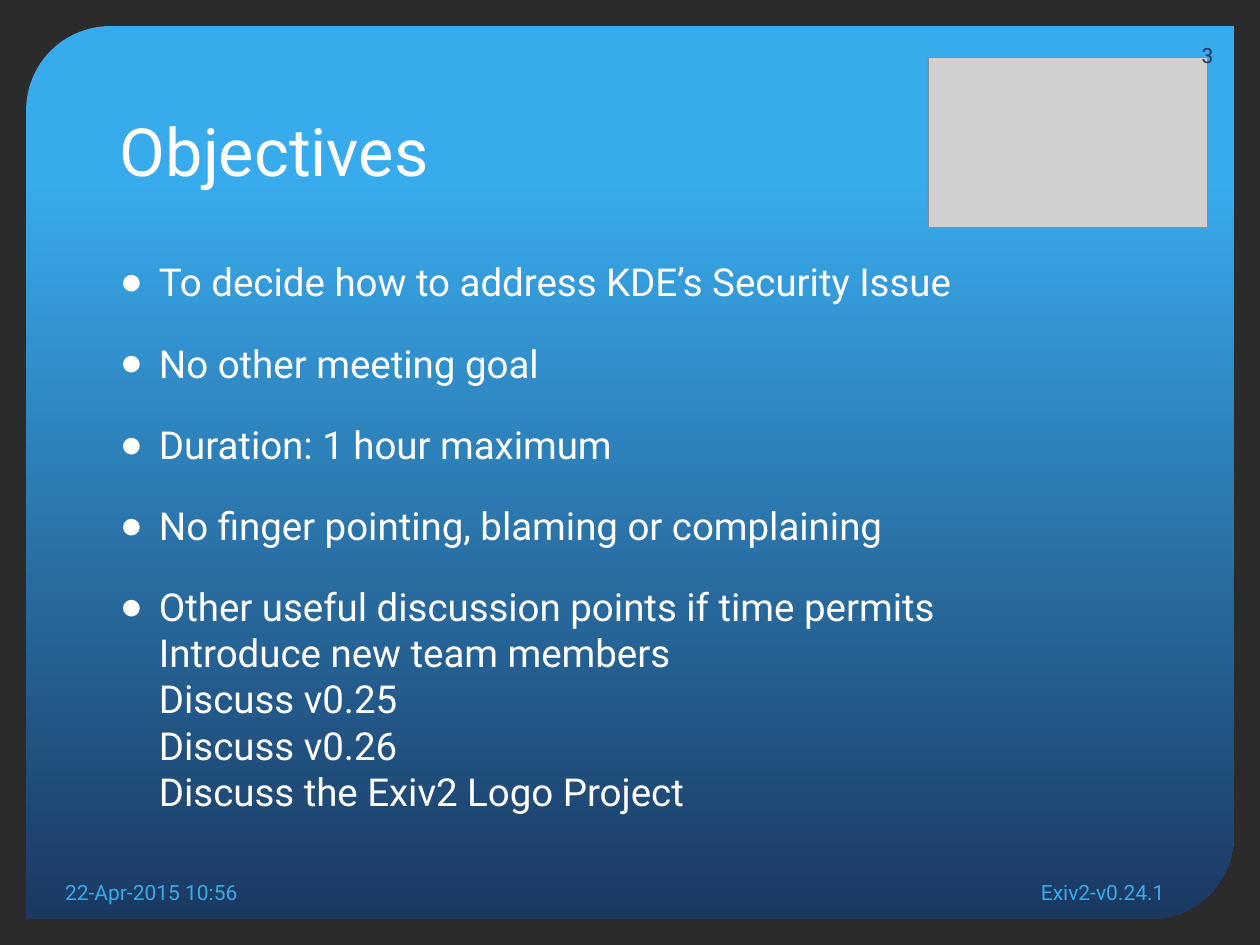
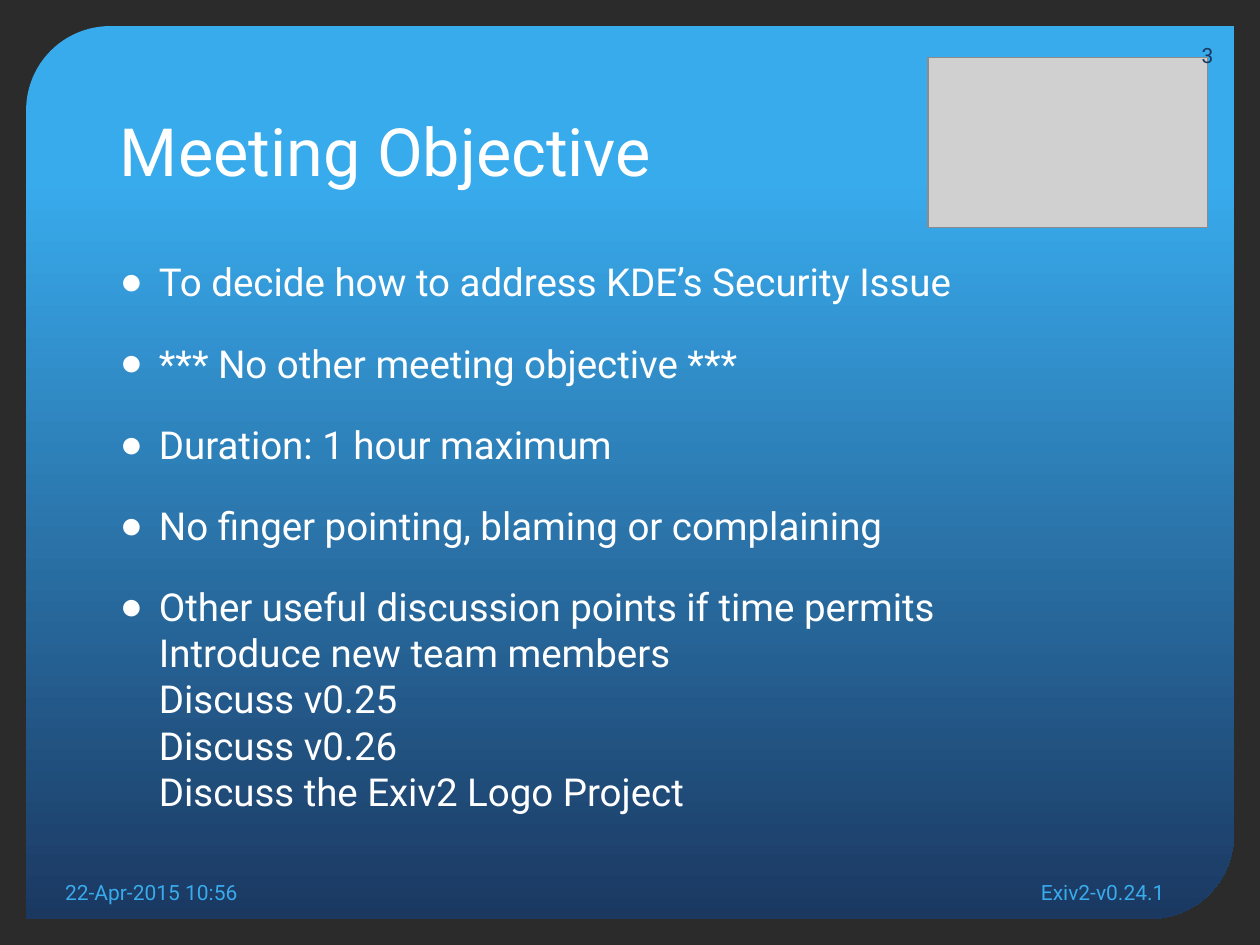
Before and after one commit to nehaljwani/team.exiv2.org, a slide deck: slide 3 of meetings/Exiv2-v0.24.1.pptx. Drawn at 1260x945 pixels with LibreOffice and Linux fonts; fonts in the diff are those of the drawing; grey boxes stand for pictures; background and template pictures are left out; a plain dark background stands for a picture behind light text. Boxes give left, top, right and bottom in pixels: in the first picture for what was removed or moved away, otherwise in the second. Text is boxed around its words. In the diff, an @@ line names an element or a change of style, - is before the commit and + after.

Commit message:
Team Meetings: Fixing typos in slides.

```diff
--- a/meetings/Exiv2-v0.24.1.pptx
+++ b/meetings/Exiv2-v0.24.1.pptx
@@ title at bbox=[120, 126, 651, 190]: text changed @@
-Objectives
+Meeting Objective
@@ text at bbox=[218, 349, 678, 386]: text changed @@
-● No other meeting goal
+● *** No other meeting objective ***
```
Also in this commit, not shown: 2 other slides changed, 1 other file.
